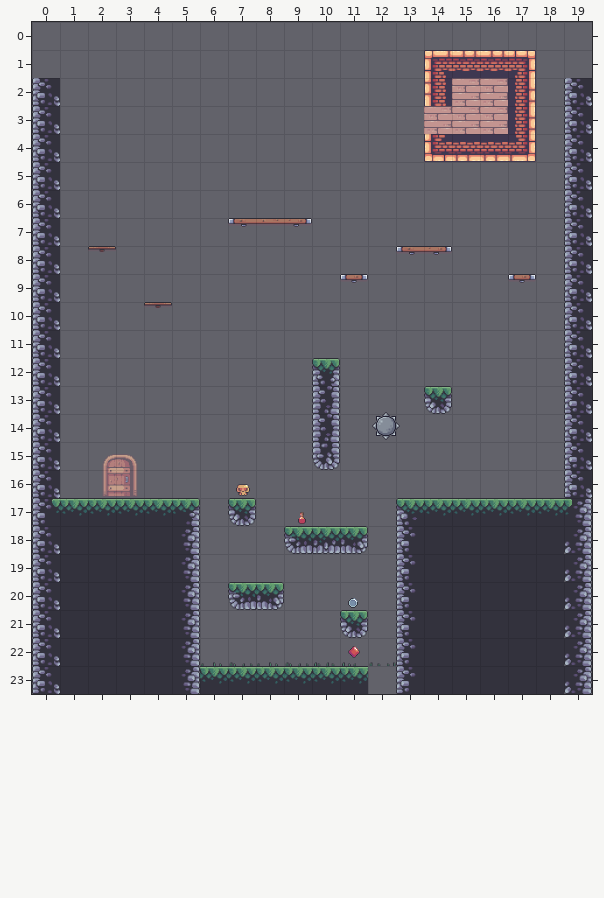
An edit to a level. Tiled map, data/levels/level-0.tmx. The picture above was drawn from the file before the commit.
Cells are 64x64 px. Shown: x 0..19, y 0..23.
Once edited:
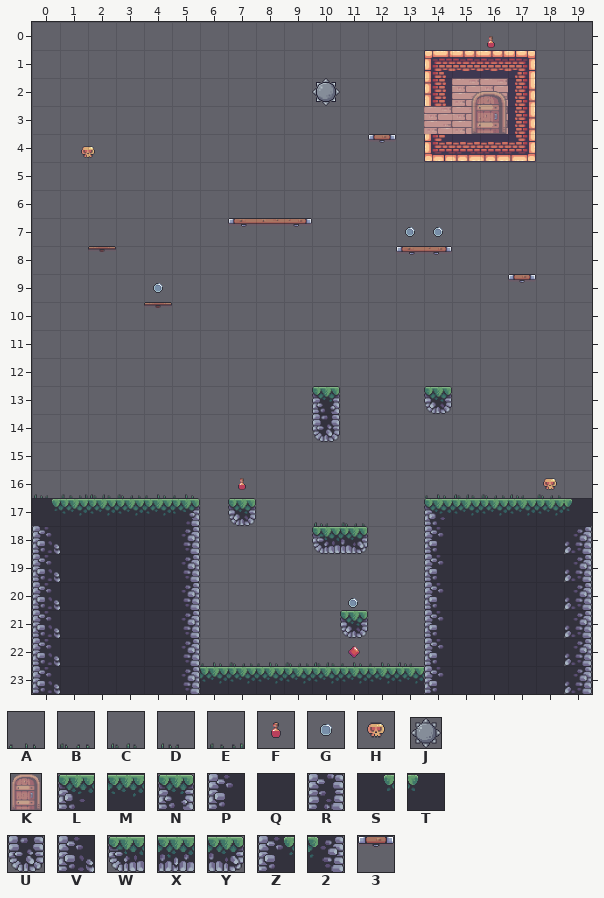
Key: from "grass": A 0, B 1, C 2, D 3, E 4; from "items": F 2 "potion", G 3 "silver", H 4 "skull"; from "objects": J 11 "spike_ball", K 27 "door"; from "outside": L 0, M 1, N 3, P 12, Q 13, R 15, S 16, T 16 flipped left-right, U 27, V 28, W 36, X 37, Y 38, Z 40, 2 41; from "platforms": 3 7.
_ is an empty cell.
Objects are placed by their top-left corner, in cells (3,4 is the top-left corner of cell 3,4); size is 1x1 cell unless given.
Diff:
Layer "terrain":
Tile L replaces tile M in row 17 at x 14.
Tile M replaces tile P in row 23 at x 13.
Tile M is added in row 23 at x 12.
Tile N replaces tile R in row 13 at x 10.
Tile P replaces tile Q in rows 18 to 23 at x 14.
Tile S replaces tile Z in row 17 at x 0.
Tile T replaces tile 2 in row 17 at x 19.
Tile U replaces tile R in row 14 at x 10.
Tile W replaces tile X in row 18 at x 10.
Tile L is gone in row 17 at x 13.
Tile N is gone in row 12 at x 10.
Tile P is gone in rows 18 to 22 at x 13.
Tile U is gone in row 15 at x 10.
Tile V is gone in rows 2 to 16 at x 0 and 19.
Tile W is gone in row 18 at x 9; in row 20 at x 7.
Tile Y is gone in row 20 at x 8.
Layer "platforms":
Tile 3 is added in row 4 at x 12.
Tile 3 is gone in row 9 at x 11.
Layer "foreground":
Tile A replaces tile D in row 22 at x 11.
Tile A replaces tile E in row 22 at x 12.
Tile A is added in row 16 at x 4 to 5 and 14.
Tile B is added in row 16 at x 3, 16 and 18; in row 17 at x 11.
Tile C is added in row 16 at x 2 and 15.
Tile D is added in row 16 at x 0 and 17; in row 17 at x 10; in row 22 at x 13.
Tile E is added in row 16 at x 1.
Layer "objects":
Object K "door" at 2.5,15.4 size 1.3x1.5 becomes K "door" at 15.7,2.5 size 1.3x1.5.
Layer "moving":
Object J "spike" at 12.2,13.9 becomes J "spike" at 10,2.
Layer "items":
Object F "potion" at 9.2,17.2 becomes F "potion" at 7,16.
Object H "skull" at 7,16.2 becomes H "skull" at 18,16.
A new object: F "potion" at 15.9,0.2.
A new object: H "skull" at 1.5,4.1.
A new object: G "silver" at 13,7.
A new object: G "silver" at 14,7.
A new object: G "silver" at 4,9.
